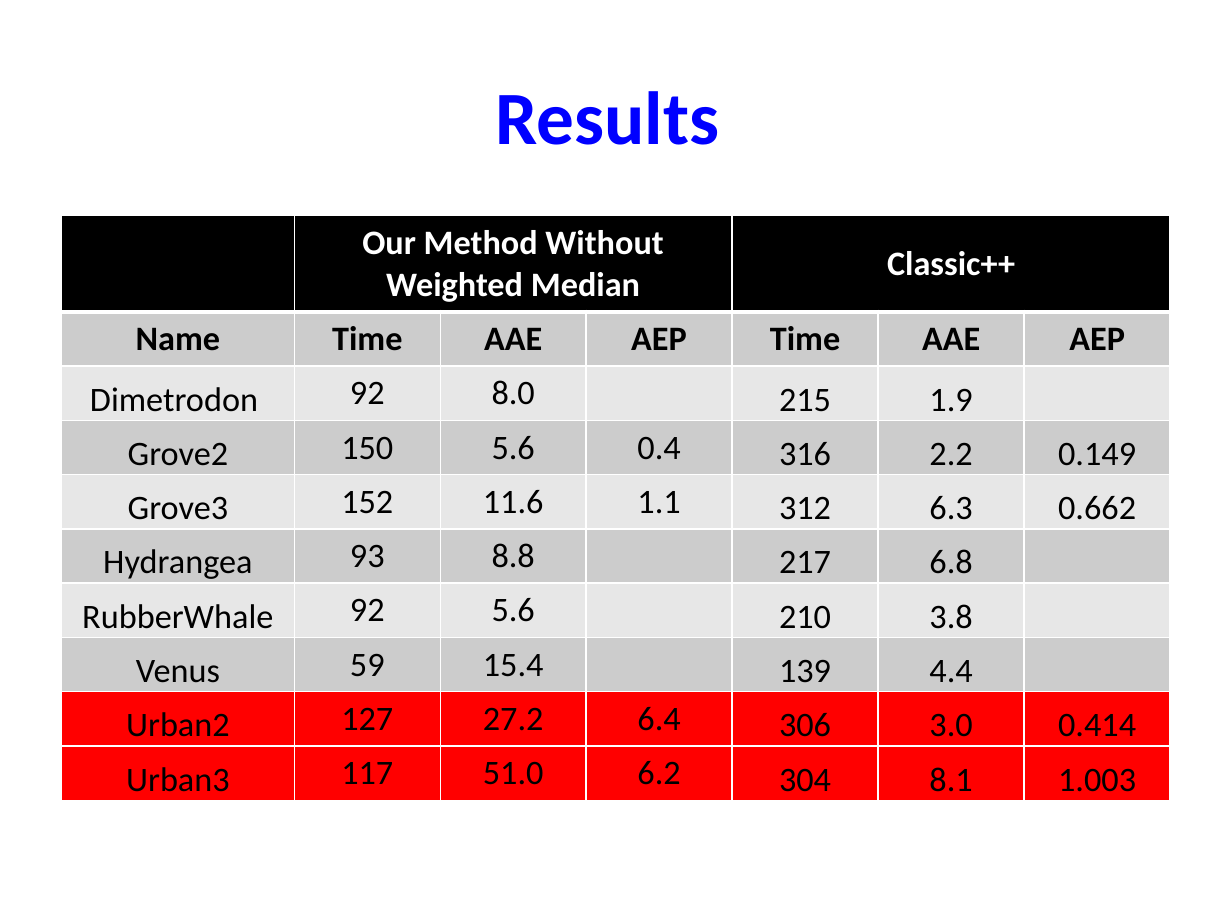
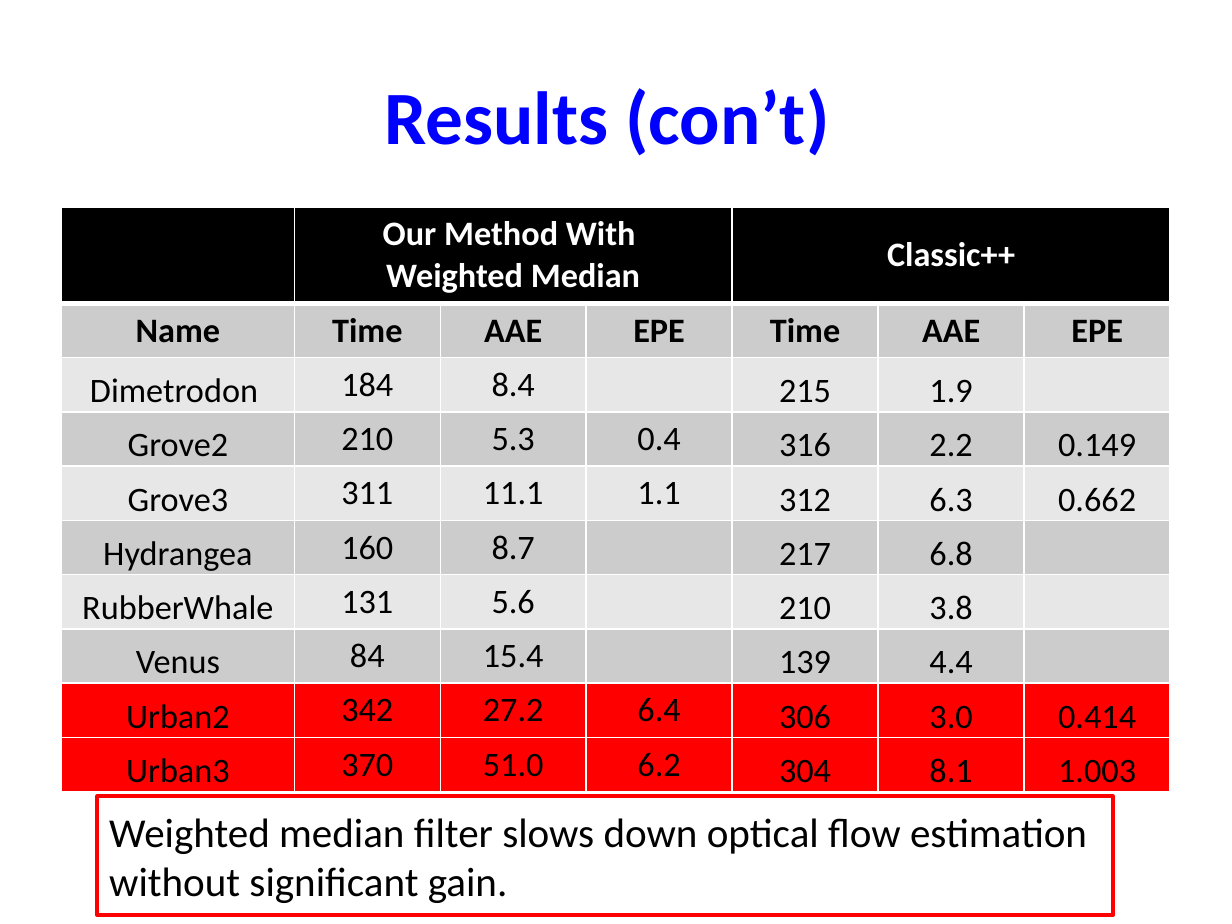
Before and after one commit to tkoolen/6869-project, a slide deck: slide 8 of presentation.pptx (slide 7 before the commit). Drawn at 1232x924 pixels with LibreOffice and Linux fonts; fonts in the diff are those of the drawing. Boxes give left, top, right and bottom in pixels: in the first picture for what was removed or moved away, otherwise in the second. Text is boxed around its words. In the diff, an @@ line names an element or a change of style, - is before the commit and + after.

Commit message:
Updated presentation with new figure and slides. Still need to update EPE in table..

```diff
--- a/presentation.pptx
+++ b/presentation.pptx
@@ title at bbox=[384, 88, 829, 156]: text changed @@
-Results
+Results (con’t)
@@ table at bbox=[62, 207, 1170, 787] @@
-row 1, column 2: Our Method Without Weighted Median
+row 1, column 2: Our Method With / Weighted Median
-row 2, column 4: AEP
+row 2, column 4: EPE
-row 2, column 7: AEP
+row 2, column 7: EPE
-row 3, column 2: 92
+row 3, column 2: 184
-row 3, column 3: 8.0
+row 3, column 3: 8.4
-row 4, column 2: 150
+row 4, column 2: 210
-row 4, column 3: 5.6
+row 4, column 3: 5.3
-row 5, column 2: 152
+row 5, column 2: 311
-row 5, column 3: 11.6
+row 5, column 3: 11.1
-row 6, column 2: 93
+row 6, column 2: 160
-row 6, column 3: 8.8
+row 6, column 3: 8.7
-row 7, column 2: 92
+row 7, column 2: 131
-row 8, column 2: 59
+row 8, column 2: 84
-row 9, column 2: 127
+row 9, column 2: 342
-row 10, column 2: 117
+row 10, column 2: 370
@@ table: place and size @@
-table at bbox=[62, 216, 1170, 796]
+table at bbox=[62, 207, 1170, 787]
@@ rectangle added at bbox=[97, 796, 1114, 914], outline #FF0000 2.25 pt, 24 pt, text #000000 @@
+Weighted median filter slows down optical flow estimation without significant gain.
```
Also in this commit, not shown: 4 other slides changed, 3 slides added.
